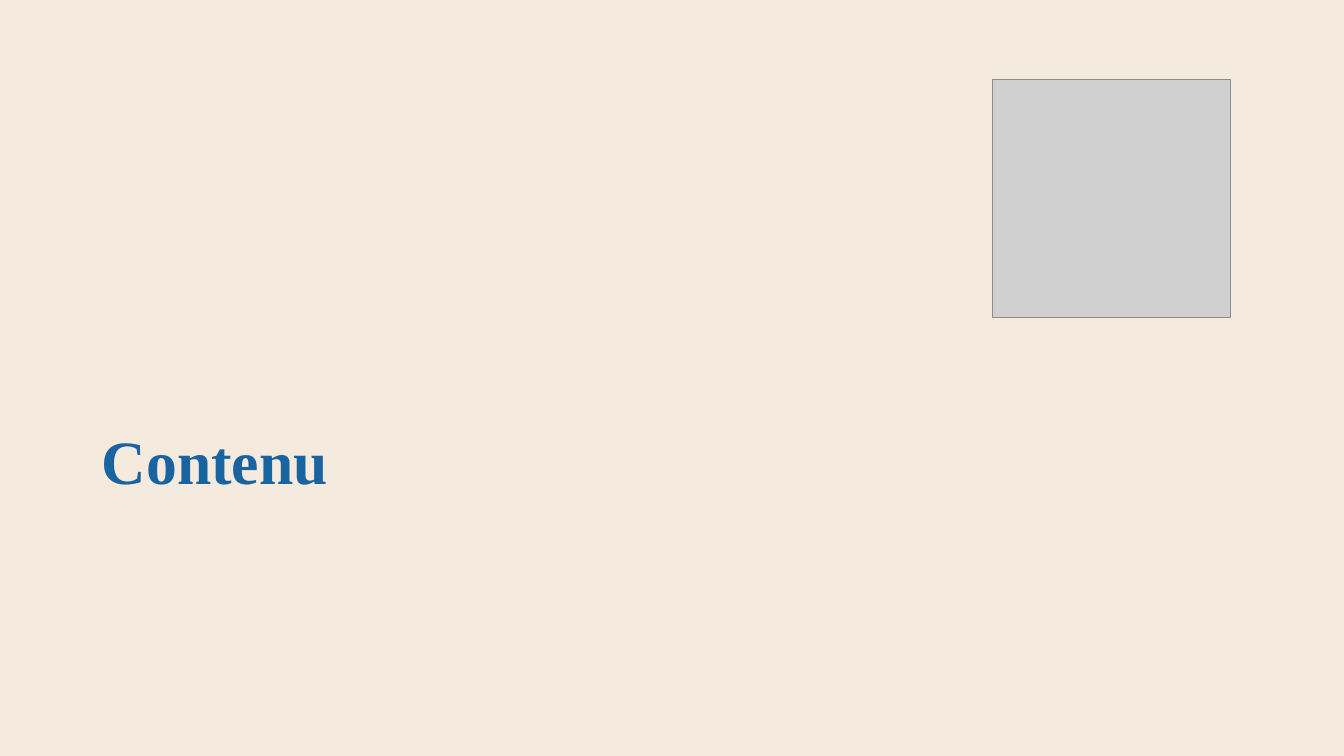
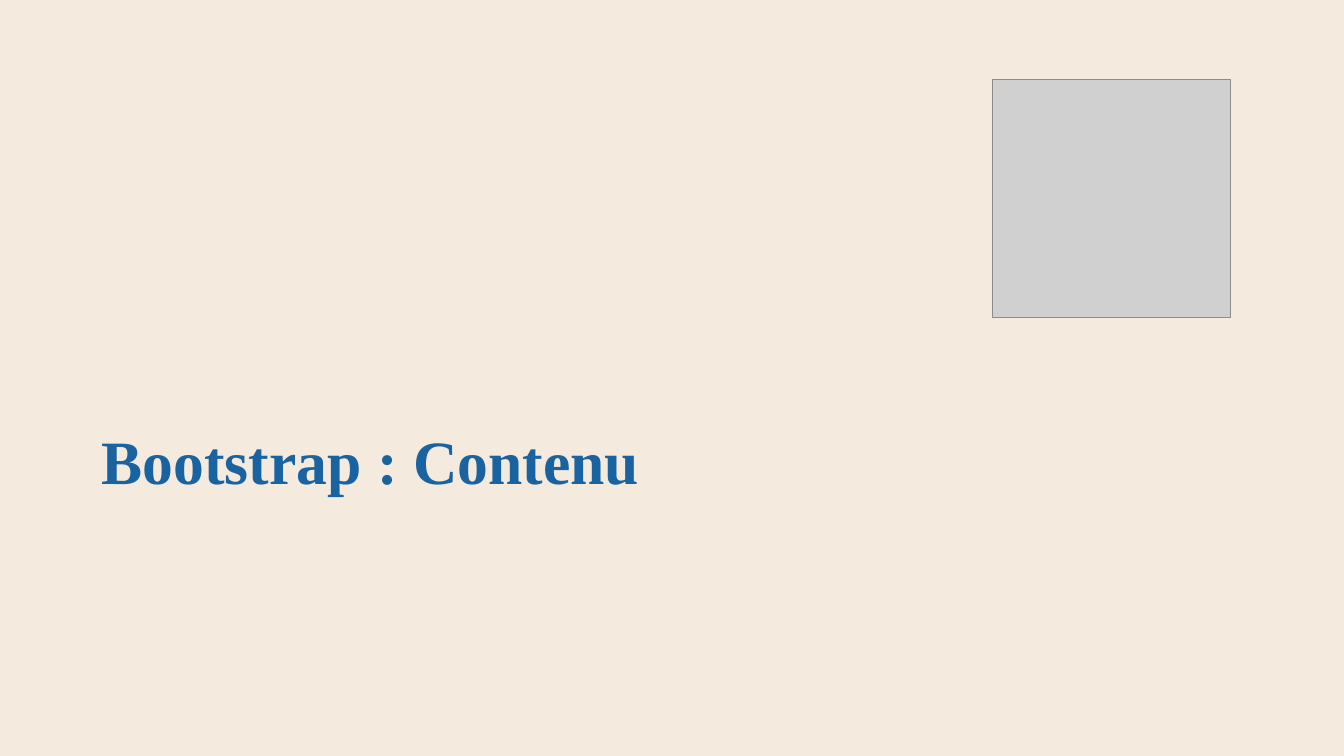
Before and after one commit to AlainWafflard/4IPW3, a slide deck: slide 27 of syllabus/15_mise_en_forme_bootstrap/syllabus_15_bootstrap.pptx (slide 26 before the commit). Drawn at 1344x756 pixels with LibreOffice and Linux fonts; fonts in the diff are those of the drawing; grey boxes stand for pictures; background and template pictures are left out. Boxes give left, top, right and bottom in pixels: in the first picture for what was removed or moved away, otherwise in the second. Text is boxed around its words. In the diff, an @@ line names an element or a change of style, - is before the commit and + after.

```diff
--- a/syllabus/15_mise_en_forme_bootstrap/syllabus_15_bootstrap.pptx
+++ b/syllabus/15_mise_en_forme_bootstrap/syllabus_15_bootstrap.pptx
@@ title at box(102, 443, 639, 496): text changed @@
-Contenu
+Bootstrap : Contenu
```
Also in this commit, not shown: 19 other slides changed, 1 slide added, 15 other files.
